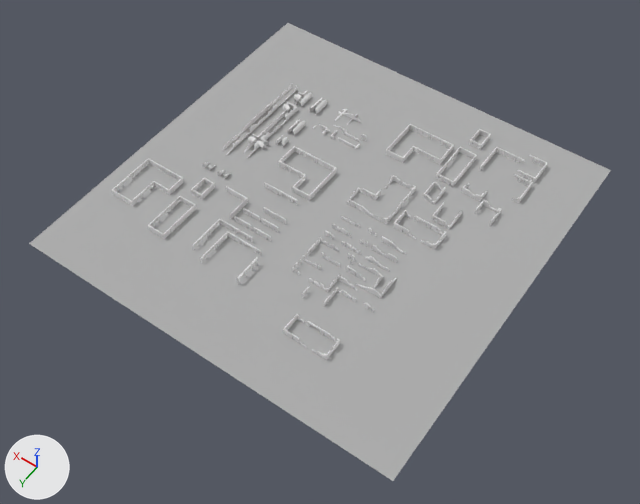
Two versions of the Blender file environments/001/level.blend, one commit apart.
One viewpoint serves both versions: a 50 mm camera at (-137.0, 199.0, 278.0) aimed at (-6.0, 15.0, -11.0). The axes (+X, +Y, +Z) are drawn at lower left. The lights are the same throughout.

Objects in the first picture: 'Coverture.007', 'Coverture.011', 'Coverture.023', 'Coverture.042', 'Coverture.043', 'Coverture.044', 'Coverture.048', 'Plane'.
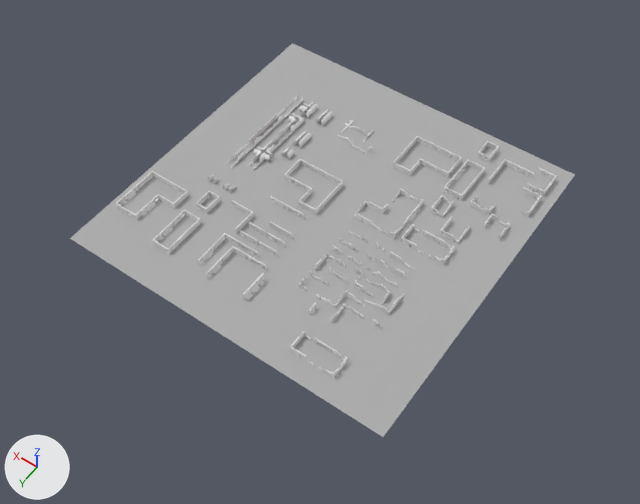
Where the newer file only moved an object's origin or applied its transform, the numbers keep the older frame.

Diff of the bpy script that builds the scene:
```diff
--- a/environments/001/level.blend.py
+++ b/environments/001/level.blend.py
@@ me_destroyedwalls_uv_047 @@
 me_destroyedwalls_uv_047.from_pydata(...)  # 248 vertices, 232 faces; spans x 12.0..44.0, y -24.0..4.0, z 0.0..4.1
 # used by ob_coverture_048; location = (0.0, 0.0, 0.2); scale = (0.7, 0.7, 0.7)
+# me_destroyedwalls_uv_047 part 1: the whole mesh is moved by (-28.0, 10.0, -2.1)
 me_destroyedwalls_uv_047.materials.append(mat_lambert7sg_001)
@@ me_destroyedwalls_uv_043 @@
 me_destroyedwalls_uv_043.from_pydata(...)  # 248 vertices, 232 faces; spans x 82.6..110.6, y 36.1..68.1, z -0.2..3.9
 # used by ob_coverture_044; location = (0.0, 0.0, 0.2); scale = (0.7, 0.7, 0.7)
+# me_destroyedwalls_uv_043 part 2: the whole mesh is moved by (-96.6, -52.1, -1.8)
 me_destroyedwalls_uv_043.materials.append(mat_lambert7sg_001)
@@ me_destroyedwalls_uv_042 @@
 me_destroyedwalls_uv_042.from_pydata(...)  # 168 vertices, 157 faces; spans x 62.5..74.5, y 48.1..76.1, z -0.1..4.0
 # used by ob_coverture_043; location = (0.0, 0.0, 0.2); scale = (0.7, 0.7, 0.7)
+# me_destroyedwalls_uv_042 part 3: the whole mesh is moved by (-68.5, -62.1, -1.9)
 me_destroyedwalls_uv_042.materials.append(mat_lambert7sg_001)
@@ me_destroyedwalls_uv_041 @@
 me_destroyedwalls_uv_041.from_pydata(...)  # 80 vertices, 77 faces; spans x 64.39..72.39, y 28.58..40.58, z -0.24..3.89
 # used by ob_coverture_042; location = (0.0, 0.0, 0.2); scale = (0.7, 0.7, 0.7)
+# me_destroyedwalls_uv_041 part 4: the whole mesh is moved by (-68.39, -34.58, -1.83)
 me_destroyedwalls_uv_041.materials.append(mat_lambert7sg_001)
@@ me_destroyedwalls_uv_010 @@
 me_destroyedwalls_uv_010.from_pydata(...)  # 80 vertices, 77 faces; spans x -49.75..-41.75, y -104.14..-92.14, z -0.24..3.89
 # used by ob_coverture_011; location = (0.0, 0.0, 0.2); scale = (0.7, 0.7, 0.7)
+# me_destroyedwalls_uv_010 part 5: the whole mesh is moved by (45.75, 98.14, -1.83)
 me_destroyedwalls_uv_010.materials.append(mat_lambert7sg_001)
@@ me_destroyedwalls_uv_006 @@
 me_destroyedwalls_uv_006.from_pydata(...)  # 129 vertices, 191 faces; spans x -84.83..-72.83, y -53.33..-41.32, z -0.12..4.0
 # used by ob_coverture_007; location = (0.0, 0.0, 0.2); scale = (0.7, 0.7, 0.7)
+# me_destroyedwalls_uv_006 part 6: the whole mesh is moved by (78.83, 47.33, -1.94)
 me_destroyedwalls_uv_006.materials.append(mat_lambert7sg_001)
@@ me_plane_002 @@
 me_plane_002.from_pydata(...)  # 81 vertices, 64 faces; spans x -1.0..1.0, y -1.0..1.0, z 0.0
 # used by ob_plane; location = (0.0, 0.0, 0.0); scale = (86.3, 86.3, 86.3)
+# me_plane_002 part 7: the whole mesh is scaled about its middle by (0.869, 0.869, 1)
 me_plane_002.materials.append(mat_material)
@@ ob_coverture_048 @@
 ob_coverture_048 = bpy.data.objects.new('Coverture.048', me_destroyedwalls_uv_047)
-ob_coverture_048.location = (0.0, 0.0, 0.2)
+ob_coverture_048.location = (13.1, -2.5, 1.4)
 ob_coverture_048.scale = (0.7, 0.7, 0.7)
@@ ob_coverture_044 @@
 ob_coverture_044 = bpy.data.objects.new('Coverture.044', me_destroyedwalls_uv_043)
-ob_coverture_044.location = (0.0, 0.0, 0.2)
+ob_coverture_044.location = (61.1, 41.0, 1.5)
 ob_coverture_044.scale = (0.7, 0.7, 0.7)
@@ ob_coverture_043 @@
 ob_coverture_043 = bpy.data.objects.new('Coverture.043', me_destroyedwalls_uv_042)
-ob_coverture_043.location = (0.0, 0.0, 0.2)
+ob_coverture_043.location = (41.5, 48.0, 1.5)
 ob_coverture_043.scale = (0.7, 0.7, 0.7)
@@ ob_coverture_042 @@
 ob_coverture_042 = bpy.data.objects.new('Coverture.042', me_destroyedwalls_uv_041)
-ob_coverture_042.location = (0.0, 0.0, 0.2)
+ob_coverture_042.location = (41.4, 28.7, 1.4)
 ob_coverture_042.scale = (0.7, 0.7, 0.7)
@@ ob_coverture_023 @@
 ob_coverture_023 = bpy.data.objects.new('Coverture.023', me_destroyedwalls_uv_022)
-ob_coverture_023.location = (0.0, 0.0, 0.2)
+ob_coverture_023.location = (-26.6, 18.5, 1.5)
 ob_coverture_023.scale = (0.7, 0.7, 0.7)
@@ ob_coverture_011 @@
 ob_coverture_011 = bpy.data.objects.new('Coverture.011', me_destroyedwalls_uv_010)
-ob_coverture_011.location = (0.0, 0.0, 0.2)
+ob_coverture_011.location = (-38.5, -64.2, 1.5)
 ob_coverture_011.scale = (0.7, 0.7, 0.7)
@@ ob_coverture_007 @@
 ob_coverture_007 = bpy.data.objects.new('Coverture.007', me_destroyedwalls_uv_006)
-ob_coverture_007.location = (0.0, 0.0, 0.2)
+ob_coverture_007.location = (-61.7, -28.6, 1.5)
 ob_coverture_007.scale = (0.7, 0.7, 0.7)
```

Changed parts and their boxes (x1, y1, x2, y2) in the pictures (640 x 504 px):
'Plane', mesh rescaled (13% narrower, 14% shorter): before (29, 23, 611, 481); after (70, 43, 575, 437)
'Coverture.044', moved: before (112, 158, 184, 206); after (115, 171, 188, 220)
'Coverture.048', moved: before (279, 146, 337, 201); after (284, 159, 343, 214)
'Coverture.043', moved: before (148, 196, 196, 239); after (152, 210, 201, 254)
'Coverture.042', moved: before (191, 178, 215, 200); after (196, 191, 220, 213)
'Coverture.011', moved: before (469, 129, 491, 150); after (477, 141, 499, 162)
'Coverture.007', moved: before (475, 200, 501, 226); after (484, 214, 510, 240)
'Coverture.023', moved: before (342, 241, 361, 255); after (349, 256, 368, 270)
